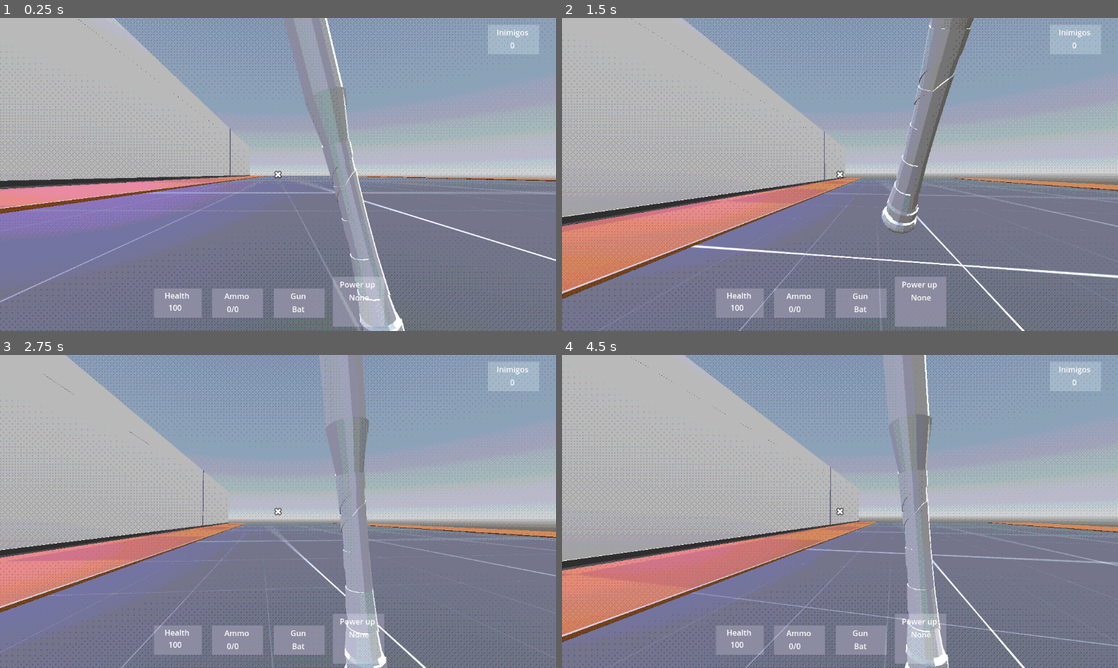
Above: before the commit, frames 1-4 (two rows, left to right).
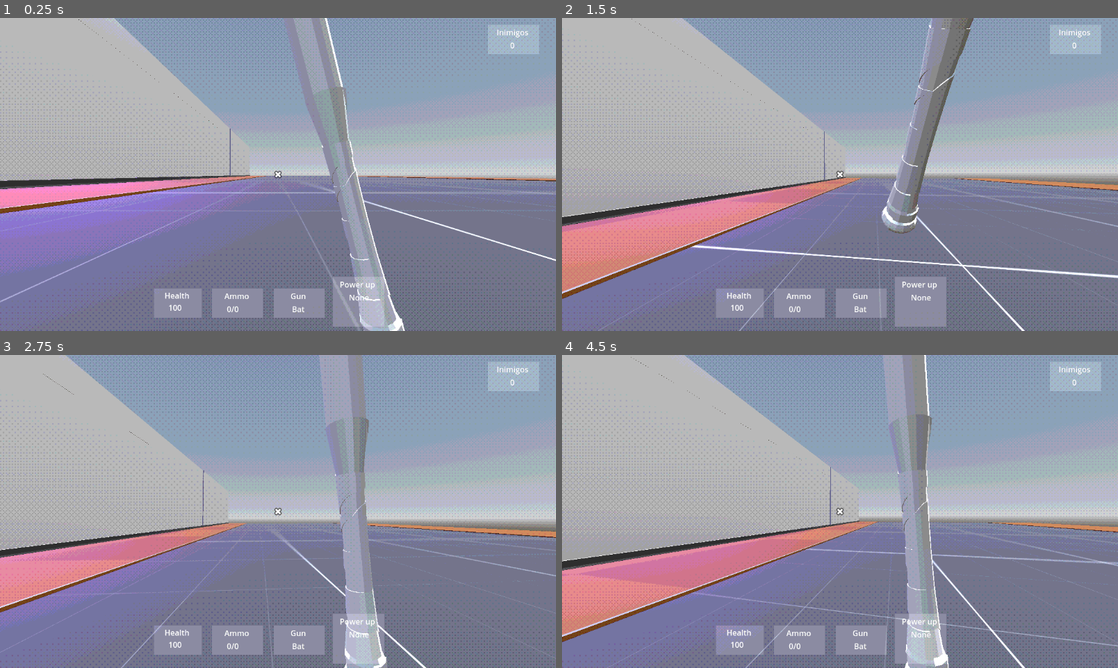
Above: after the commit, the same moments.

Repository: felipepreuss/mnemonic.dream
Game: Godot game, scene res://Scenes/level-3.tscn
Two runs of this game, one before a commit and one after it. Both use one fixed random seed, a clock stepped at 60 frames per second and the inputs below. This scene is started directly instead of the project's main scene. Sound files missing from this copy of the repository are replaced by a short silence.
Inputs (mouse positions are in pixels of both pictures, inside the frame that each line leads up to):
- Up to frame 1 (0.25 s): no input
- Up to frame 2 (1.5 s): move the mouse to (867, 174) at 0.52 s; press the mouse at (867, 174) at 0.53 s; hold W (Forward) from 0.53 s (still down); tap Space (Jump) at 0.77 s; move the mouse to (812, 174) at 1.27 s; release the mouse at (812, 174) at 1.28 s; tap Q (Q) at 1.35 s
- Up to frame 3 (2.75 s): keep holding W (Forward); tap Space (Jump) at 1.52 s; move the mouse to (289, 505) at 2.02 s; tap 0 at 2.1 s
- Up to frame 4 (4.5 s): keep holding W (Forward); move the mouse to (834, 517) at 2.77 s; click (834, 517) at 2.85 s; tap Space (Jump) at 3.02, 3.77 s; move the mouse to (878, 514) at 3.52 s; tap Q (Q) at 3.6 s; move the mouse to (795, 508) at 4.27 s; tap 0 at 4.35 s

The runs differ from the first frame. In frame 1, 1.5% of the frame differs, in the area x 0-42%, y 50-72%; in frame 2, 1.2%; in frame 3, 0.6%; in frame 4, 1.2%.

Commit message:
Add new CSGBox3D and OmniLight3D nodes to level 3
Introduced a new CSGBox3D node and three OmniLight3D nodes to the level-3 scene. These additions enhance the scene's geometry and lighting, likely to improve visual quality or gameplay experience.

Diff:
--- a/Scenes/level-3.tscn
+++ b/Scenes/level-3.tscn
@@ -122,6 +122,10 @@
 [node name="CSGBox3D39" type="CSGBox3D" parent="SubViewportContainer/SubViewport/CSGCombiner3D2"]
 transform = Transform3D(1, 0, 0, 0, 1, 0, 0, 0, 1, -170.139, 9.55815, -117.776)
 size = Vector3(2.50452, 18.2883, 60.0671)
+
+[node name="CSGBox3D42" type="CSGBox3D" parent="SubViewportContainer/SubViewport/CSGCombiner3D2"]
+transform = Transform3D(1, 0, 0, 0, 1, 0, 0, 0, 1, -159.758, 20.1627, -117.776)
+size = Vector3(23.2674, 2.99852, 60.0671)
 
 [node name="CSGBox3D40" type="CSGBox3D" parent="SubViewportContainer/SubViewport/CSGCombiner3D2"]
 transform = Transform3D(1, 0, 0, 0, 1, 0, 0, 0, 1, -159.523, 9.55815, -147.096)
@@ -291,6 +295,30 @@
 light_specular = 5.348
 omni_range = 4096.0
 
+[node name="OmniLight3D2" type="OmniLight3D" parent="SubViewportContainer/SubViewport/CSGCombiner3D2"]
+transform = Transform3D(1, 0, 0, 0, 1, 0, 0, 0, 1, -145.349, 15.7126, -52.8352)
+light_color = Color(0.239216, 0.0823529, 0.478431, 1)
+light_energy = 15.665
+light_indirect_energy = 1.325
+light_specular = 5.348
+omni_range = 38.243
+
+[node name="OmniLight3D3" type="OmniLight3D" parent="SubViewportContainer/SubViewport/CSGCombiner3D2"]
+transform = Transform3D(1, 0, 0, 0, 1, 0, 0, 0, 1, -161.358, 16.7761, -52.8352)
+light_color = Color(0.239216, 0.0823529, 0.478431, 1)
+light_energy = 16.0
+light_indirect_energy = 1.325
+light_specular = 5.348
+omni_range = 4096.0
+
+[node name="OmniLight3D4" type="OmniLight3D" parent="SubViewportContainer/SubViewport/CSGCombiner3D2"]
+transform = Transform3D(1, 0, 0, 0, 1, 0, 0, 0, 1, -161.358, 18.049, -118.492)
+light_color = Color(0.239216, 0.0823529, 0.478431, 1)
+light_energy = 16.0
+light_indirect_energy = 1.325
+light_specular = 5.348
+omni_range = 4096.0
+
 [node name="WorldEnvironment" type="WorldEnvironment" parent="SubViewportContainer/SubViewport"]
 environment = SubResource("Environment_12l26")
 
